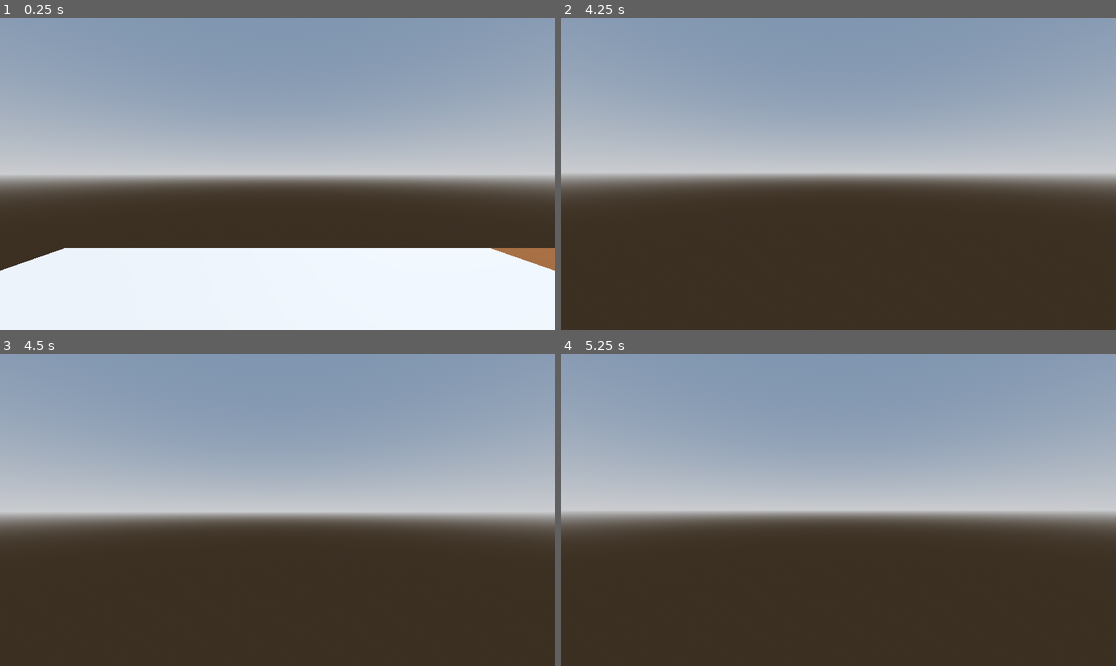
Above: before the commit, frames 1-4 (two rows, left to right).
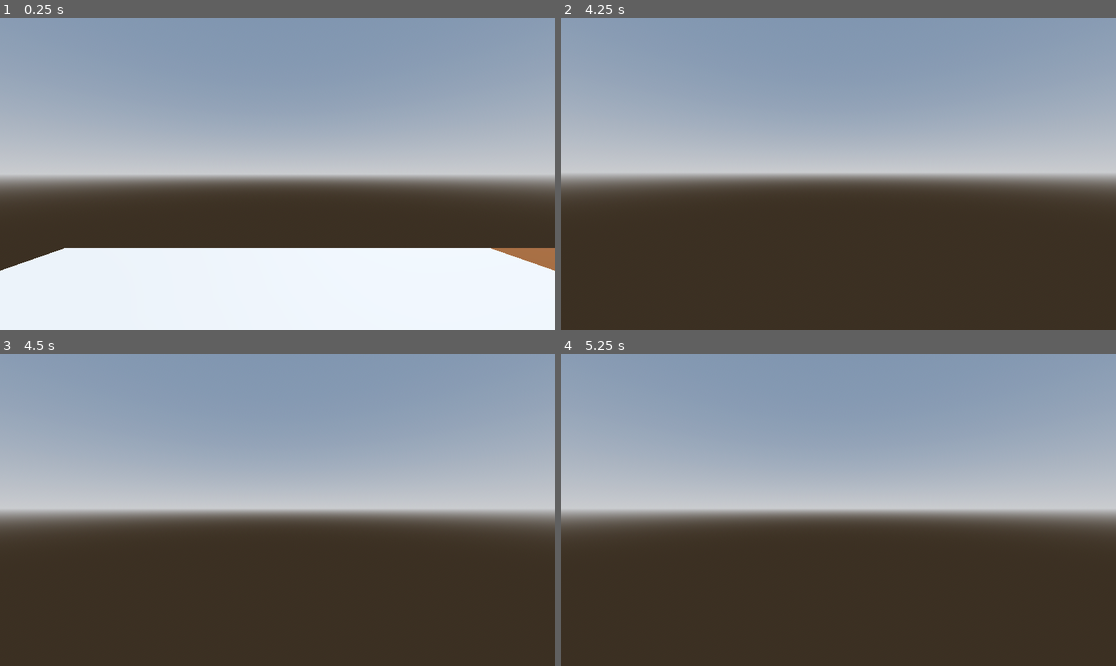
Above: after the commit, the same moments.

Repository: veradesrt/Sreamjam2025
Game: Godot game, scene res://scenes/maps/main.tscn
Same seed, same stepped clock (60 frames per second), same inputs: the game is played once before the commit and once after it.
Inputs (mouse positions are in pixels of both pictures, inside the frame that each line leads up to):
- Up to frame 1 (0.25 s): no input
- Up to frame 2 (4.25 s): tap Enter (ui_accept) at 0.5, 0.77, 1.52, 2.75, 3.02, 3.5, 3.77 s; move the mouse to (866, 174) at 0.52 s; hold W (forward) from 0.53 s (still down); move the mouse to (810, 174) at 1.27 s; move the mouse to (849, 167) at 2.02 s; move the mouse to (832, 180) at 2.77 s; move the mouse to (877, 177) at 3.52 s; tap Escape (escape) at 4.15 s
- Up to frame 3 (4.5 s): keep holding W (forward); tap Enter (ui_accept) at 4.25 s; move the mouse to (233, 506) at 4.27 s
- Up to frame 4 (5.25 s): keep holding W (forward); tap Enter (ui_accept) at 4.52, 5 s; move the mouse to (844, 510) at 5.02 s

Frames 1-2 are identical in both runs. In frame 3, 3.0% of the frame differs, in the area x 0-100%, y 49-54%; in frame 4, 0.3%.

Commit message:
finished trigger script, added animation activator(WIP)

Diff:
--- a/project.godot
+++ b/project.godot
@@ -14,6 +14,10 @@
 run/main_scene="uid://c78bdq77ygnhk"
 config/features=PackedStringArray("4.5", "Forward Plus")
 config/icon="res://icon.svg"
+
+[global_group]
+
+player=""
 
 [input]
 
--- a/scenes/maps/main.tscn
+++ b/scenes/maps/main.tscn
@@ -31,11 +31,11 @@
 transform = Transform3D(-0.8660254, -0.43301278, 0.25, 0, 0.49999997, 0.86602545, -0.50000006, 0.75, -0.43301266, 0, 0, 0)
 shadow_enabled = true
 
-[node name="CSGBox3D" type="CSGBox3D" parent="." groups=["concrete"]]
+[node name="concrete_ground" type="CSGBox3D" parent="." groups=["concrete"]]
 use_collision = true
 size = Vector3(20, 1, 20)
 
-[node name="CSGBox3D2" type="CSGBox3D" parent="." groups=["dirt"]]
+[node name="dirt_ground" type="CSGBox3D" parent="." groups=["dirt"]]
 transform = Transform3D(1, 0, 0, 0, 1, 0, 0, 0, 1, 20, 0, 0)
 use_collision = true
 size = Vector3(20, 1, 20)
--- a/scenes/player/player.gd
+++ b/scenes/player/player.gd
@@ -14,11 +14,15 @@
 	Input.mouse_mode = Input.MOUSE_MODE_CAPTURED
 
 func _input(event: InputEvent) -> void:
+	if event.is_action_pressed("escape"):
+		if Input.mouse_mode == Input.MOUSE_MODE_CAPTURED:
+			Input.mouse_mode = Input.MOUSE_MODE_VISIBLE
+		else:
+			Input.mouse_mode = Input.MOUSE_MODE_CAPTURED
 	if event is InputEventMouseMotion && Input.mouse_mode == Input.MOUSE_MODE_CAPTURED:
 		rotate_y(event.relative.x * -1 *mouse_sens)
 		head.rotate_x(event.relative.y * -1 *mouse_sens)
 		head.rotation.x = clamp(head.rotation.x ,deg_to_rad(-90),deg_to_rad(90))
-
 
 func _physics_process(delta: float) -> void:
 	# Add the gravity.
@@ -29,8 +33,6 @@
 	#if Input.is_action_just_pressed("ui_accept") and is_on_floor():
 	#	velocity.y = JUMP_VELOCITY
 
-	# Get the input direction and handle the movement/deceleration.
-	# As good practice, you should replace UI actions with custom gameplay actions.
 	var input_dir := Input.get_vector("left", "right", "forward", "backward")
 	var direction := (transform.basis * Vector3(input_dir.x, 0, input_dir.y)).normalized()
 	if direction:
--- a/scenes/player/player.tscn
+++ b/scenes/player/player.tscn
@@ -4,7 +4,7 @@
 
 [sub_resource type="CapsuleShape3D" id="CapsuleShape3D_dovo2"]
 
-[node name="player" type="CharacterBody3D"]
+[node name="player" type="CharacterBody3D" groups=["player"]]
 collision_layer = 4
 script = ExtResource("1_8afob")
 
@@ -21,3 +21,4 @@
 transform = Transform3D(1, 0, 0, 0, 1, 0, 0, 0, 1, 0, -0.88001686, 0)
 
 [node name="footsteps_player" type="AudioStreamPlayer3D" parent="."]
+transform = Transform3D(1, 0, 0, 0, 1, 0, 0, 0, 1, 0, -0.9045267, 0)
--- /dev/null
+++ b/scenes/primitives/animation_activator.gd
@@ -0,0 +1,14 @@
+extends Node3D
+
+@export var trigger : Trigger
+@export var animation_player : AnimationPlayer
+
+func _ready() -> void:
+	if trigger == null or animation_player == null:
+		push_error("either trigger or animation player hasnt been set")
+
+func _process(delta: float) -> void:
+	pass
+
+func trigger_signal_reciever() -> void:
+	animation_player.play()
--- /dev/null
+++ b/scenes/primitives/animation_activator.tscn
@@ -0,0 +1,12 @@
+[gd_scene load_steps=2 format=3 uid="uid://dfy0h005oqoas"]
+
+[ext_resource type="Script" uid="uid://ceqiscuri26vf" path="res://scenes/primitives/animation_activator.gd" id="1_solsp"]
+
+[node name="animation_activator" type="Node3D"]
+script = ExtResource("1_solsp")
+
+[node name="readme" type="Node" parent="."]
+editor_description = "Use this to link a trigger to an animation player.
+Add animation player and link it to the export.
+add trigger, set trigger limit and link it to the export.
+profit"
--- a/scenes/primitives/trigger.gd
+++ b/scenes/primitives/trigger.gd
@@ -16,5 +16,8 @@
 	pass
 
 func _on_body_entered(body: Node3D) -> void:
-	print(body)
-	emit_signal("player_entered")
+	if body.is_in_group("player") :
+		if trigger_counter < trigger_limit:
+			print(body)
+			emit_signal("player_entered")
+			trigger_counter +=1
Not shown, added: scenes/primitives/animation_activator.gd.uid
